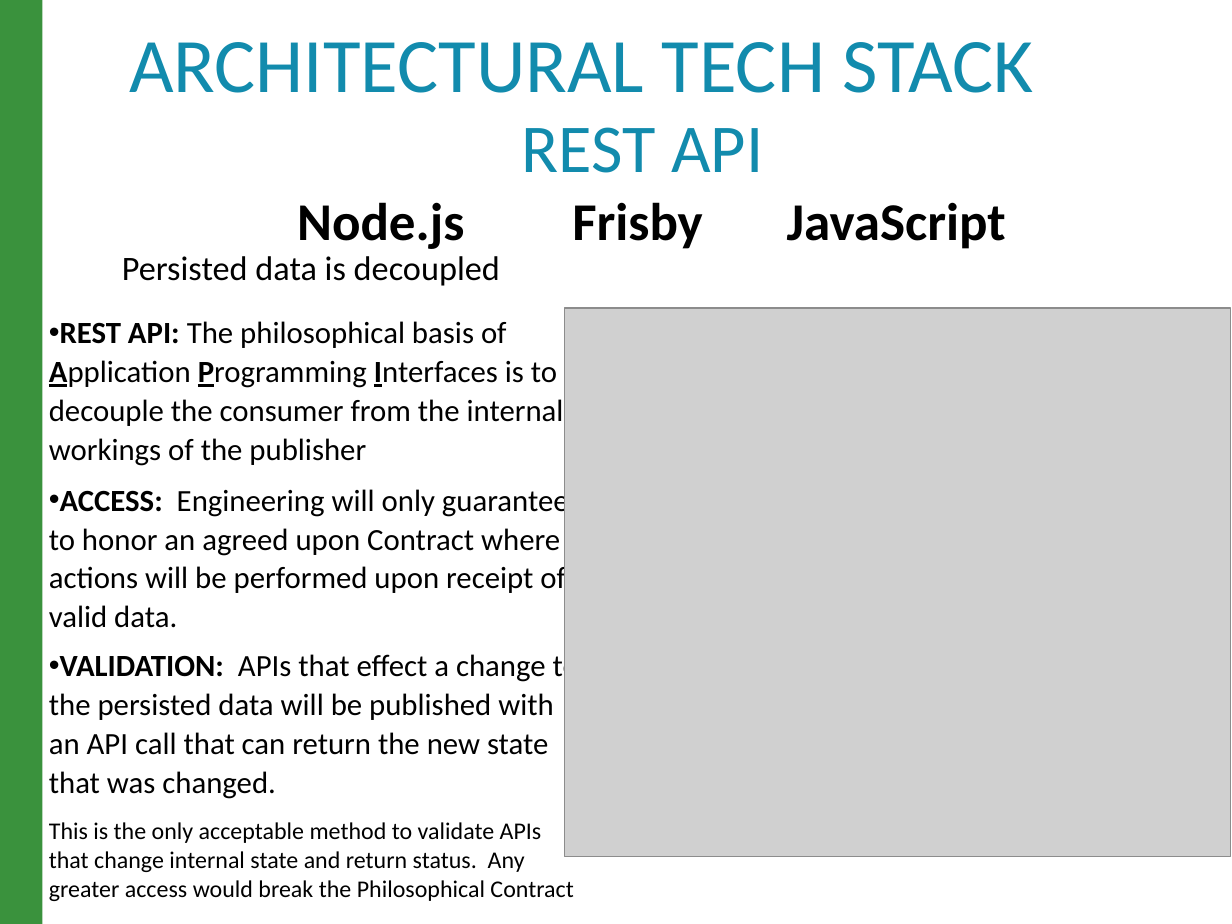
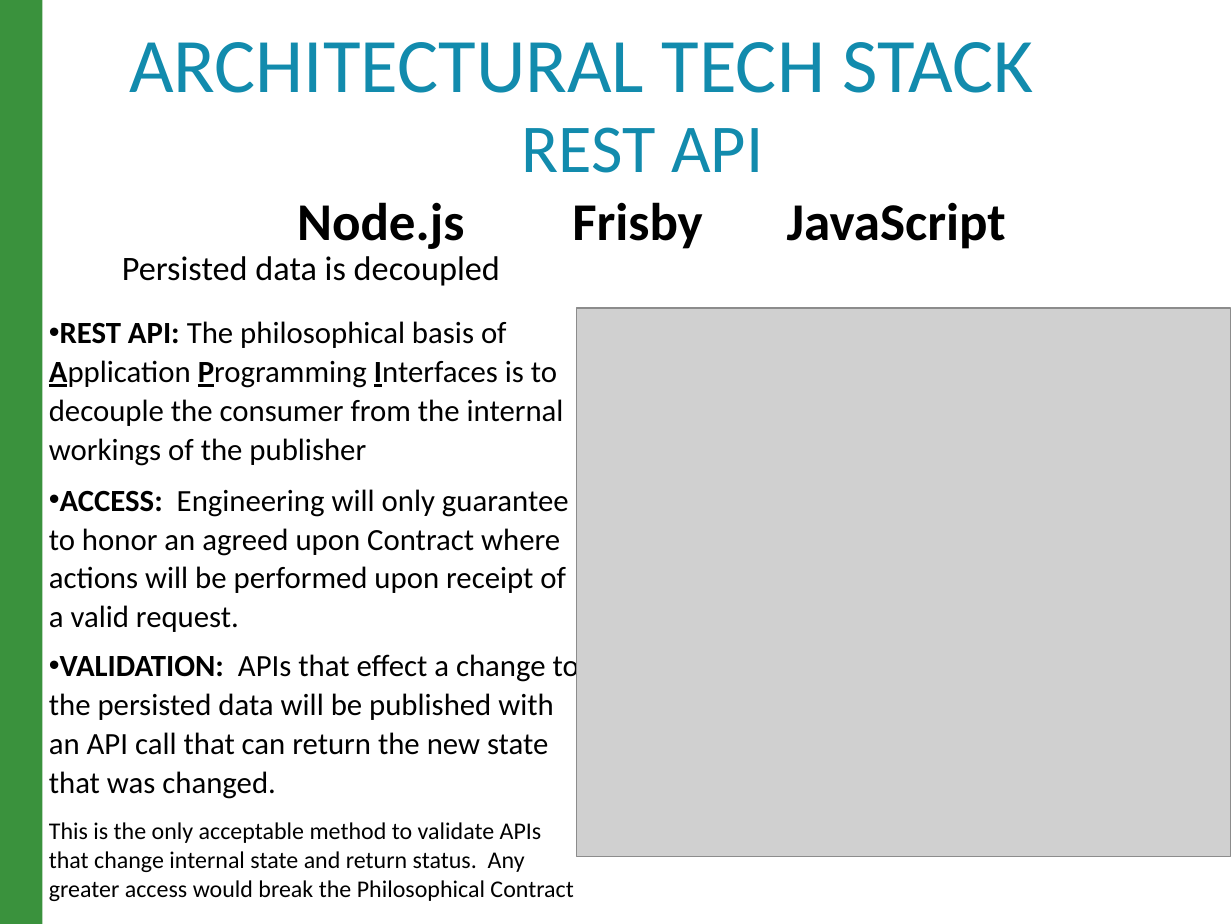
Before and after one commit to raghav9329/mainProf, a slide deck: slide 6 of CurrentWork_Delta/CX_StrategyPowerPoint.pptx. Drawn at 1232x924 pixels with LibreOffice and Linux fonts; fonts in the diff are those of the drawing; grey boxes stand for pictures. Boxes give left, top, right and bottom in pixels: in the first picture for what was removed or moved away, otherwise in the second. Text is boxed around its words. In the diff, an @@ line names an element or a change of style, - is before the commit and + after.

```diff
--- a/CurrentWork_Delta/CX_StrategyPowerPoint.pptx
+++ b/CurrentWork_Delta/CX_StrategyPowerPoint.pptx
@@ picture: place and size @@
-picture at [564,308,1231,856]
+picture at [577,308,1231,856]
@@ text at [49,489,569,632]: text changed @@
-• ACCESS: Engineering will only guarantee to honor an agreed upon Contract where actions will be performed upon receipt of valid data.
+• ACCESS: Engineering will only guarantee to honor an agreed upon Contract where actions will be performed upon receipt of a valid request.
```
Also in this commit, not shown: 4 other slides changed.
